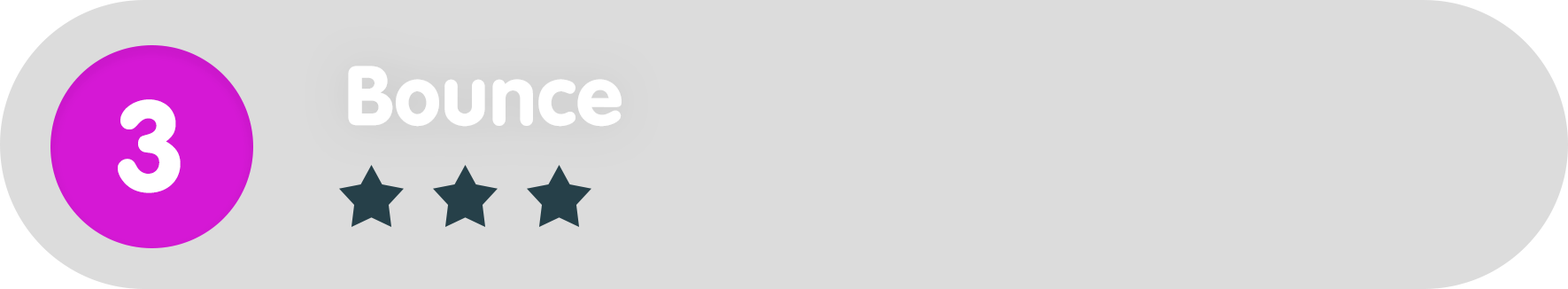
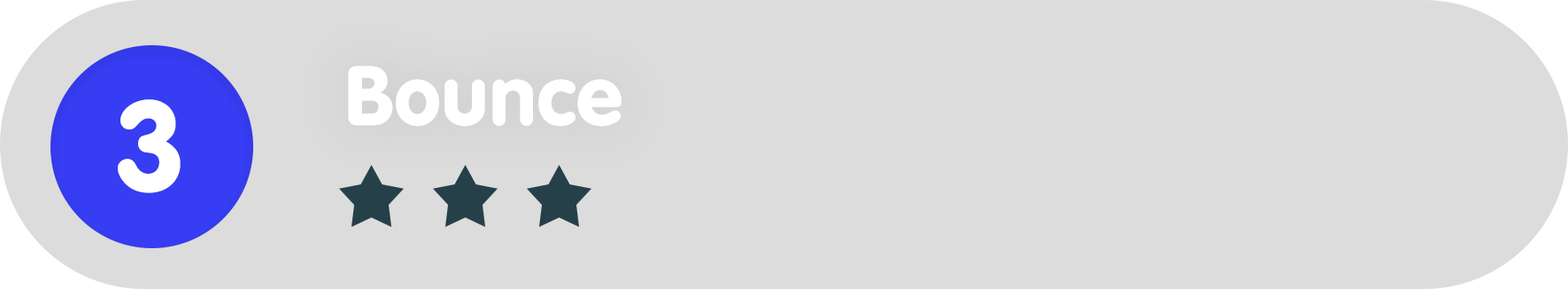
Two versions of the same layered image (1568x289). Layer-by-layer changes:
painted on "Ellipse_green" over left=50, top=45, right=254, bottom=248
